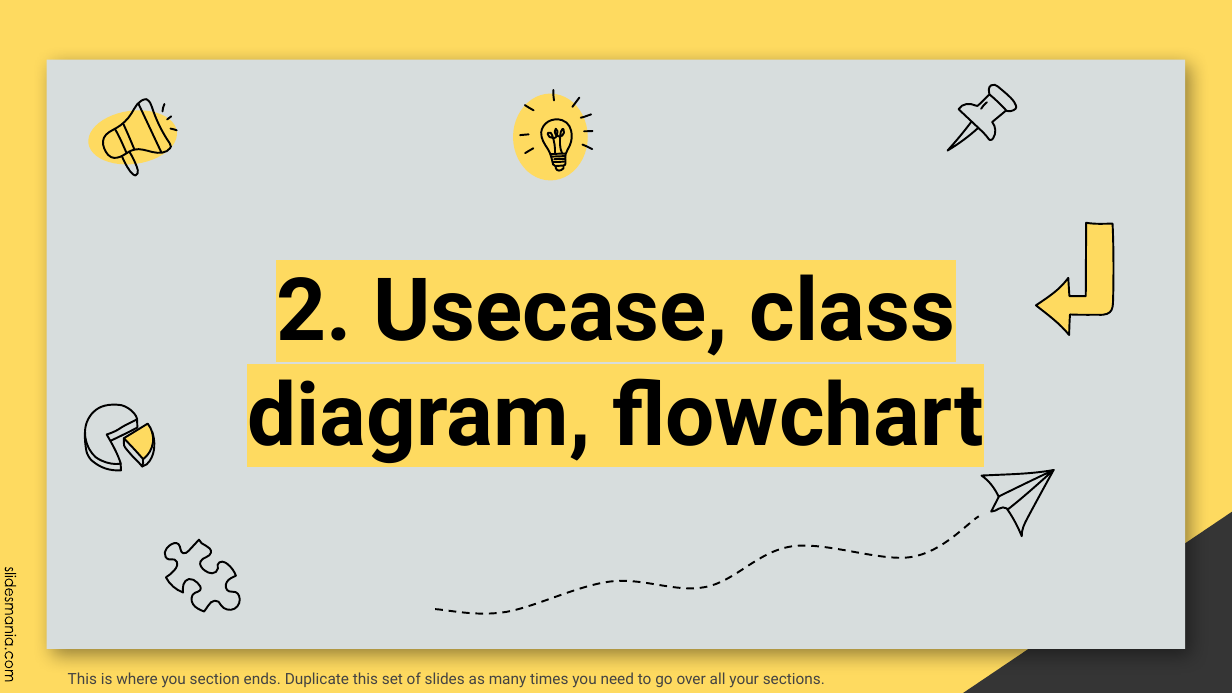
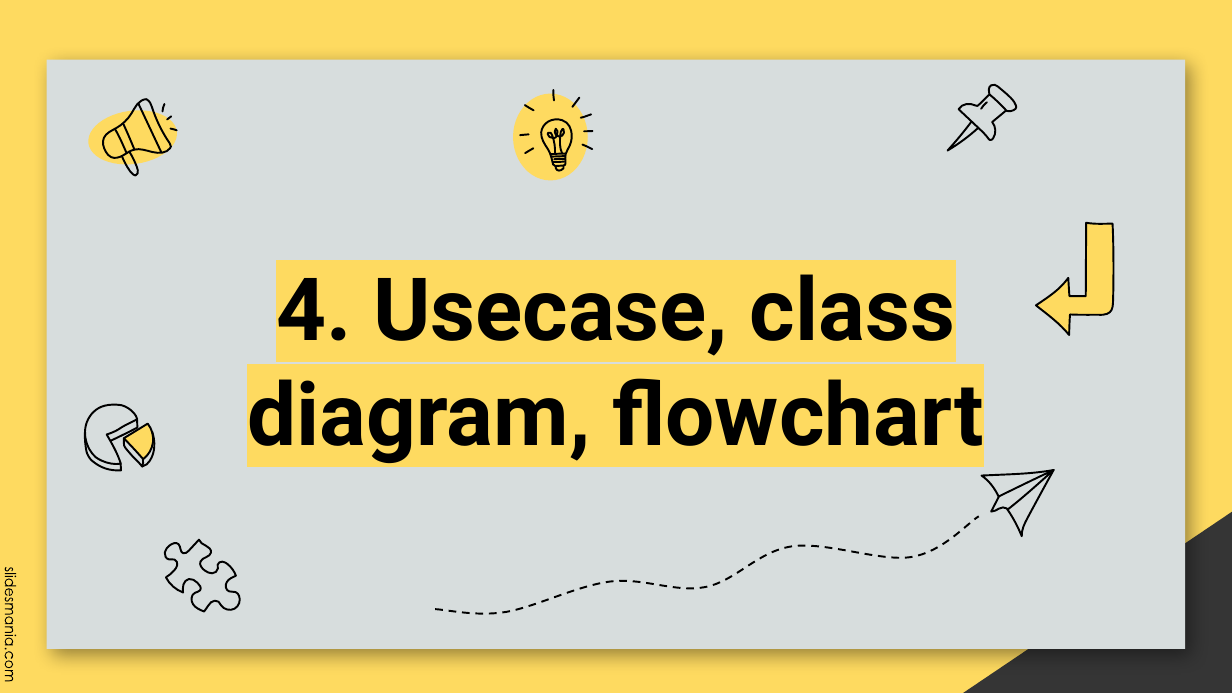
Before and after one commit to evmosss/Qt-DuoiHinhBatChu, a slide deck: slide 16 of report/report.pptx (slide 11 before the commit). Drawn at 1232x693 pixels with LibreOffice and Linux fonts; fonts in the diff are those of the drawing; background and template pictures are left out. Boxes give left, top, right and bottom in pixels: in the first picture for what was removed or moved away, otherwise in the second. Text is boxed around its words. In the diff, an @@ line names an element or a change of style, - is before the commit and + after.

```diff
--- a/report/report.pptx
+++ b/report/report.pptx
@@ title at [247, 274, 983, 463]: text changed @@
-2. Usecase, class diagram, flowchart
+4. Usecase, class diagram, flowchart
@@ text removed at [68, 672, 825, 688] @@
-This is where you section ends. Duplicate this set of slides as many times you need to go over all your sections.
```
Also in this commit, not shown: 14 other slides changed, 8 slides added, 10 slides removed, 7 other files.
